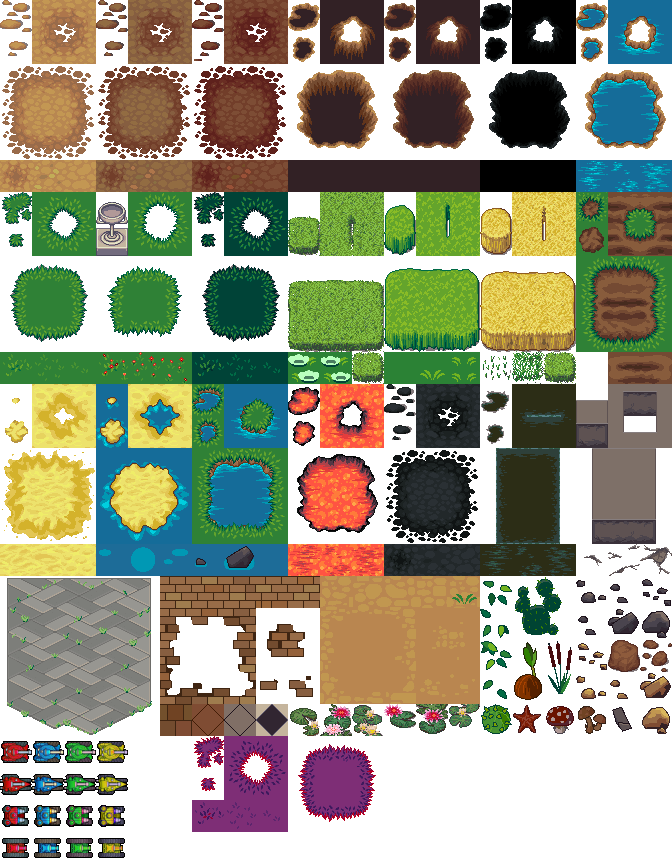
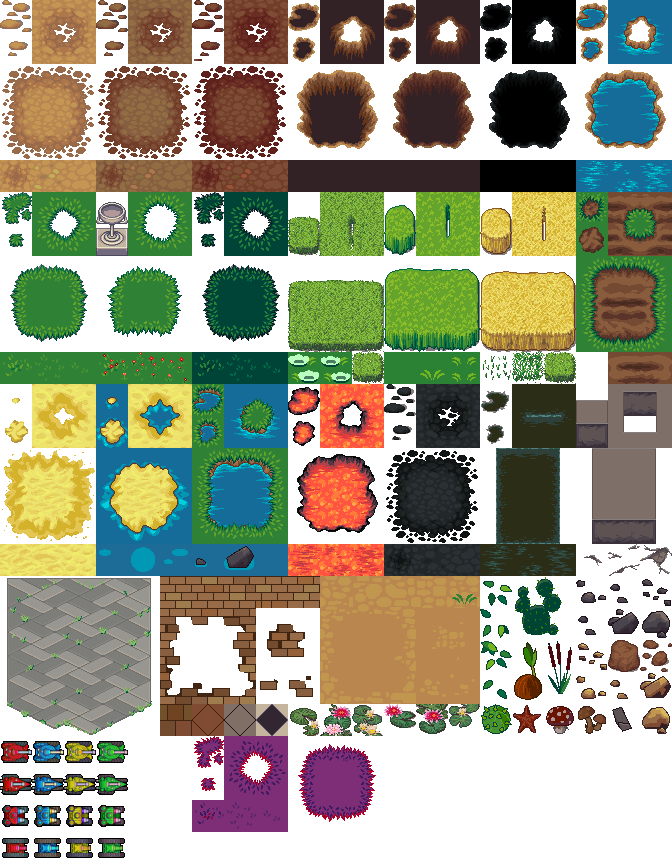
Layered file, before and after one edit (672 × 864). Changes by layer:
painted on "tanks" over [64, 741, 128, 857]
